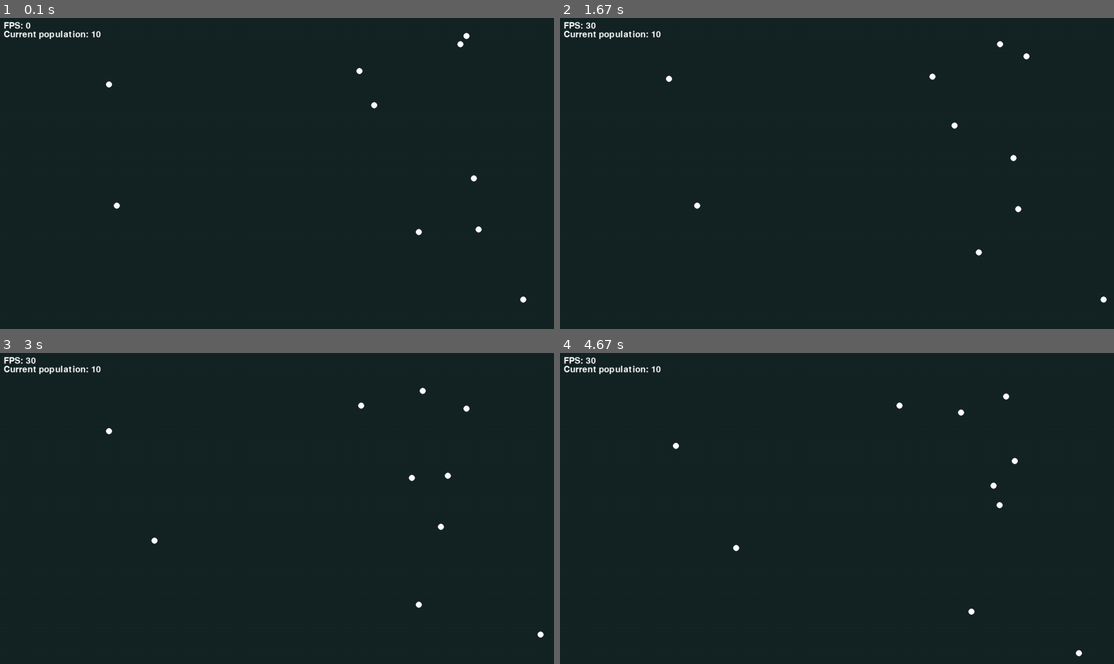
Above: before the commit, frames 1-4 (two rows, left to right).
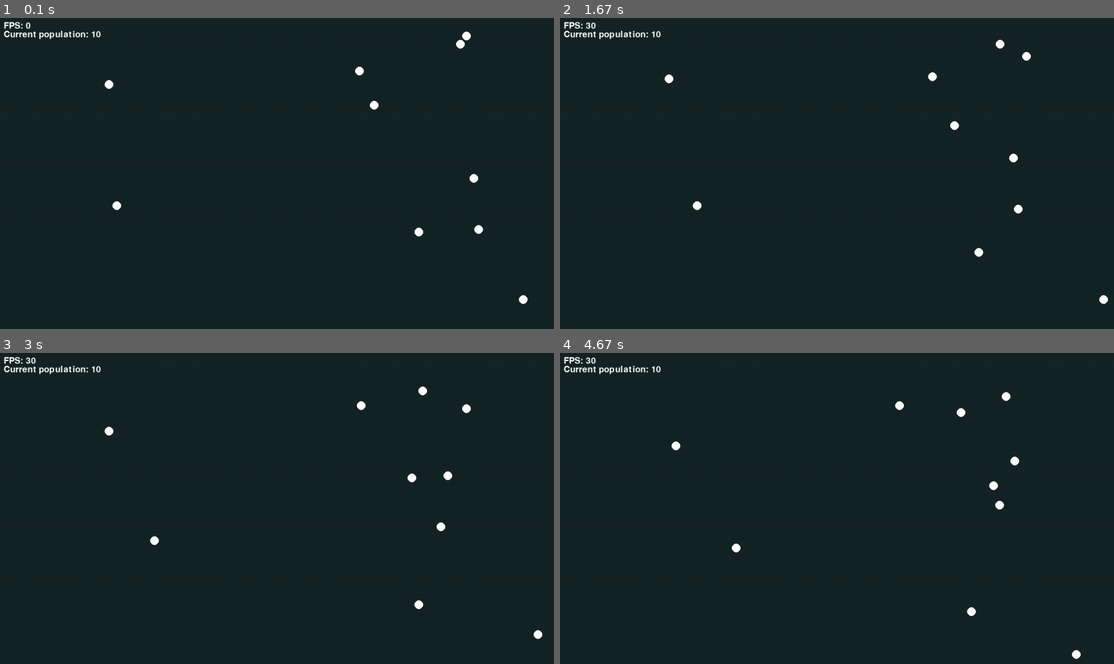
Above: after the commit, the same moments.

Repository: darceno/lifebox-simulator
Game: pygame game, started from src/main.py
Same seed, same stepped clock (60 frames per second), same inputs: the game is played once before the commit and once after it.
Inputs:
- Up to frame 1 (0.1 s): no input
- Up to frame 2 (1.67 s): no input
- Up to frame 3 (3 s): no input
- Up to frame 4 (4.67 s): no input

The runs differ from the first frame. In frame 1, 0.2% of the frame differs, in the area x 18-96%, y 4-93%; in frame 2, 0.2%; in frame 3, 0.3%, in the area x 18-99%, y 10-93%; in frame 4, 0.3%.

Commit message:
Change organism size to reflect genome length

Diff:
--- a/src/main.py
+++ b/src/main.py
@@ -12,15 +12,15 @@
 
 # Organisms class
 class Organism:
-    def __init__(self, x, y, color, genome, size=STARTING_SIZE):
+    def __init__(self, x, y, color, genome):
         self.x = x
         self.y = y
-        self.size = size
         self.color = color
         self.decision = None
         self.rect = pygame.Rect(self.x, self.y, 1, 1)
         self.last_decision = 0
         self.genome = genome
+        self.size = len(self.genome) * SIZE_BY_GENE
         self.energy = 1
         self.nutrients = 0
         self.last_birthday = time.time()
--- a/src/settings.py
+++ b/src/settings.py
@@ -11,7 +11,7 @@
 YEAR = 15 # default = 15
 
 # ORGANISMS SETTINGS
-STARTING_SIZE = 7 # default = 7
+SIZE_BY_GENE = 5 # default = 5
 STARTING_COLOR = "white" # default = "white"
 SPEED = 1 # default = 1
 
